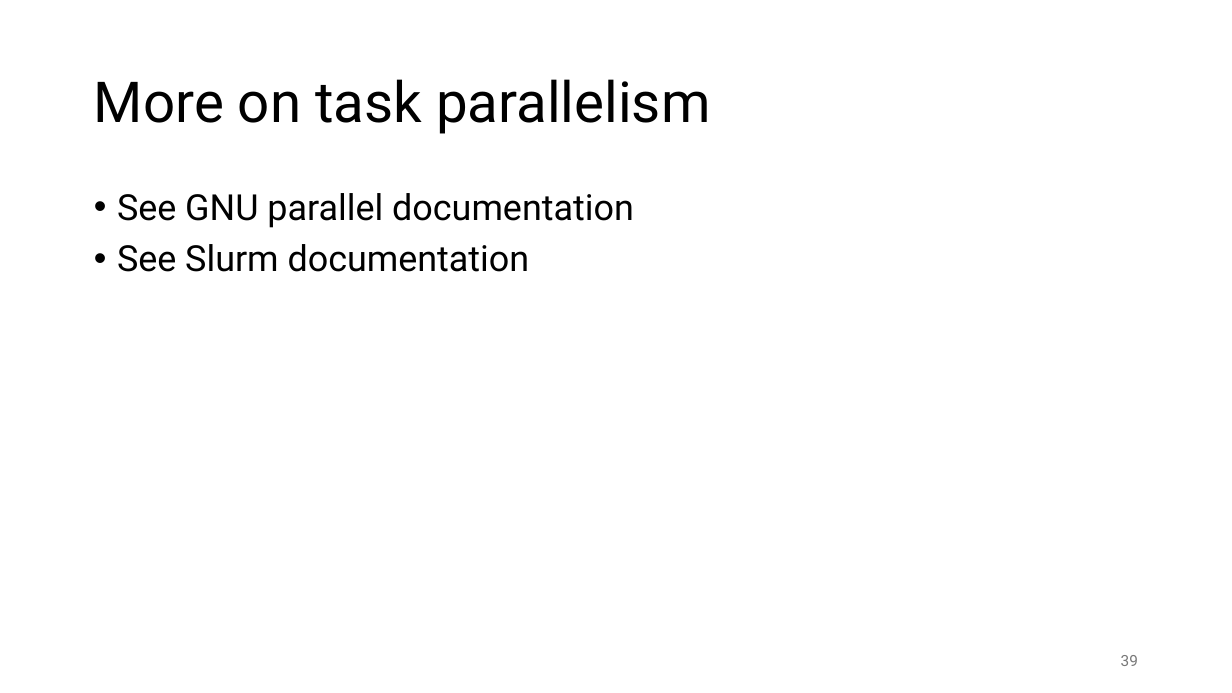
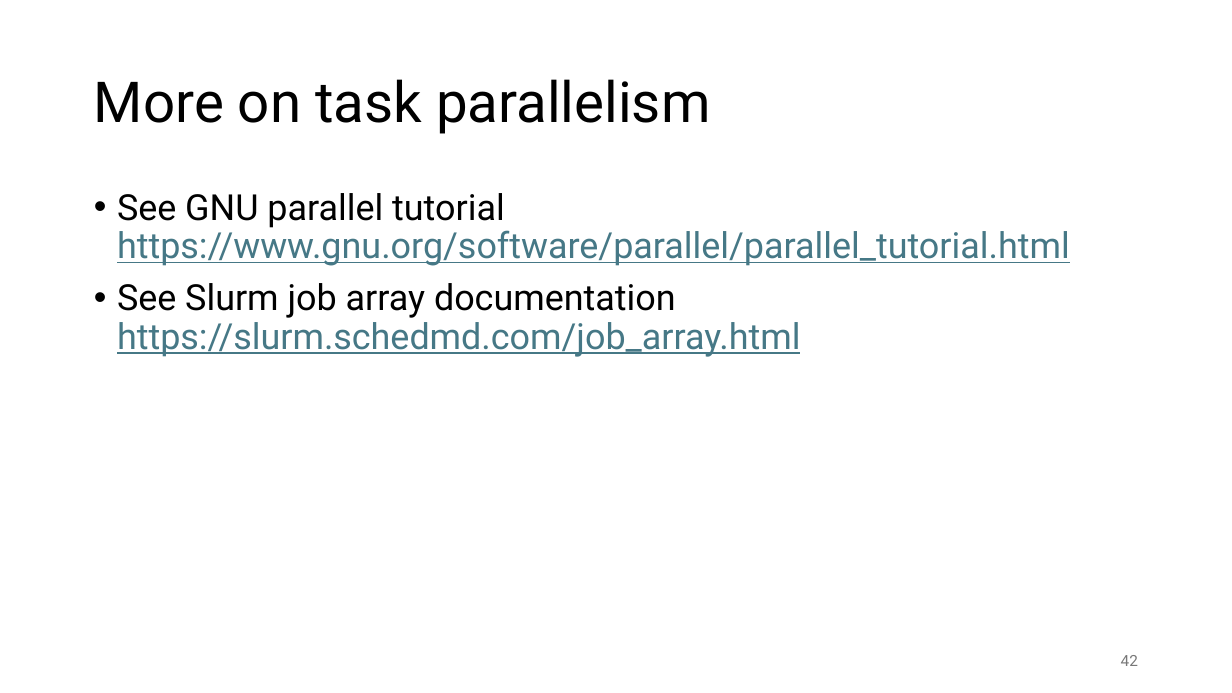
Before and after one commit to gjbex/Workflows-for-HPC, a slide deck: slide 42 of workflow_for_HPC.pptx (slide 39 before the commit). Drawn at 1232x693 pixels with LibreOffice and Linux fonts; fonts in the diff are those of the drawing. Boxes give left, top, right and bottom in pixels: in the first picture for what was removed or moved away, otherwise in the second. Text is boxed around its words. In the diff, an @@ line names an element or a change of style, - is before the commit and + after.

```diff
--- a/workflow_for_HPC.pptx
+++ b/workflow_for_HPC.pptx
@@ text at (117,193,1070,357): text changed; text colour #000000 to #467886 @@
-• See GNU parallel documentation
-• See Slurm documentation
+• See GNU parallel tutorial
+  https://www.gnu.org/software/parallel/parallel_tutorial.html
+• See Slurm job array documentation
+  https://slurm.schedmd.com/job_array.html
@@ page number at (1121,655,1138,666): text changed @@
-39
+42
```
Also in this commit, not shown: 1 other slide changed, 3 slides added.
